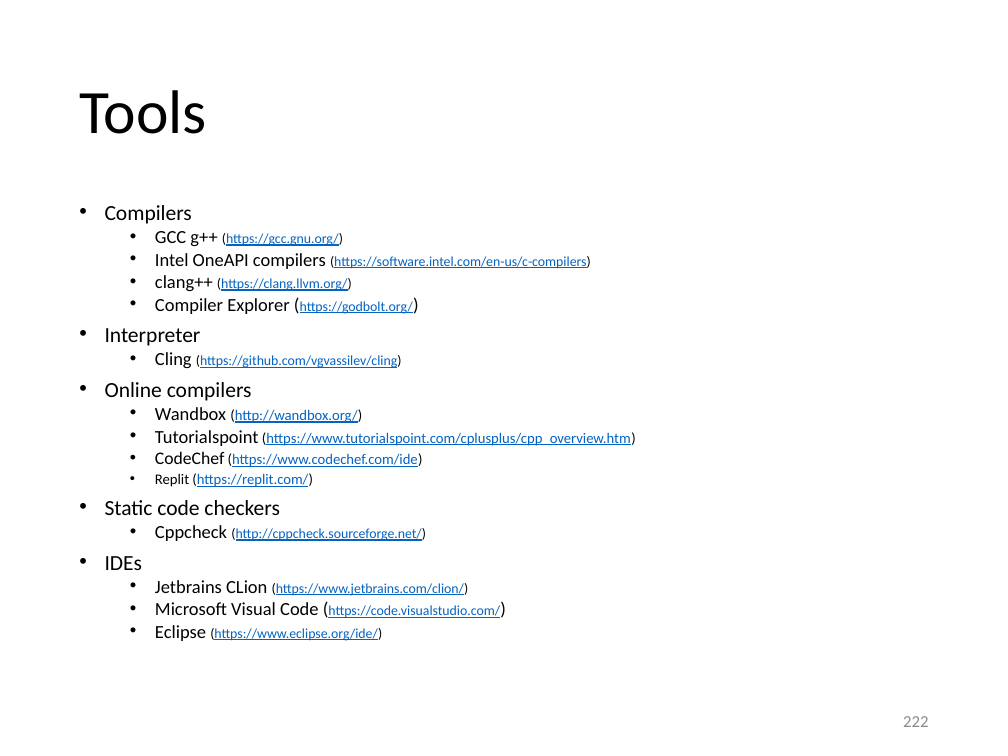
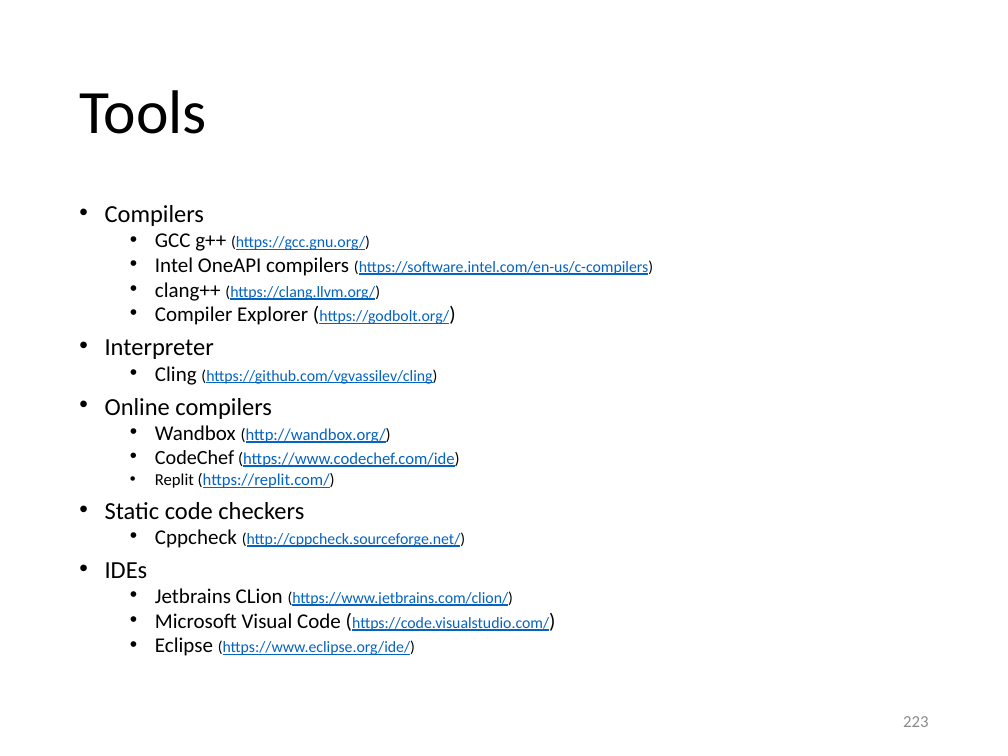
Before and after one commit to gjbex/Scientific-C-plus-plus, a slide deck: slide 223 of scientific_cpp.pptx (slide 222 before the commit). Drawn at 1008x756 pixels with LibreOffice and Linux fonts; fonts in the diff are those of the drawing. Boxes give left, top, right and bottom in pixels: in the first picture for what was removed or moved away, otherwise in the second. Text is boxed around its words. In the diff, an @@ line names an element or a change of style, - is before the commit and + after.

```diff
--- a/scientific_cpp.pptx
+++ b/scientific_cpp.pptx
@@ text "Compilers" at <box>105,205,653,656</box>: size 15.4 to 17.5 pt in "Compilers", "Interpreter", "Online compilers", "Static code checkers" and 1 more places; size 13.2 to 15 pt in "GCC g++", "Intel OneAPI compilers", "clang++", "Compiler Explorer (https://godbolt.org/)" and 6 more places; size 9.9 to 11.2 pt in "(https://gcc.gnu.org/)", "(https://software.intel.com/en-us/c-compilers)", "(https://clang.llvm.org/)", "(https://godbolt.org/)" and 5 more places; size 10.4 to 11.9 pt in "(http://wandbox.org/)", "(https://www.codechef.com/ide)", "Replit (https://replit.com/)"; size 12.7 to 14.4 pt in "CodeChef" @@
@@ text at <box>155,430,636,446</box>: paragraph removed @@
-  • Tutorialspoint (https://www.tutorialspoint.com/cplusplus/cpp_overview.htm)
@@ page number at <box>903,716,929,727</box>: text changed @@
-222
+223
```
Also in this commit, not shown: 7 other slides changed, 1 slide added.
